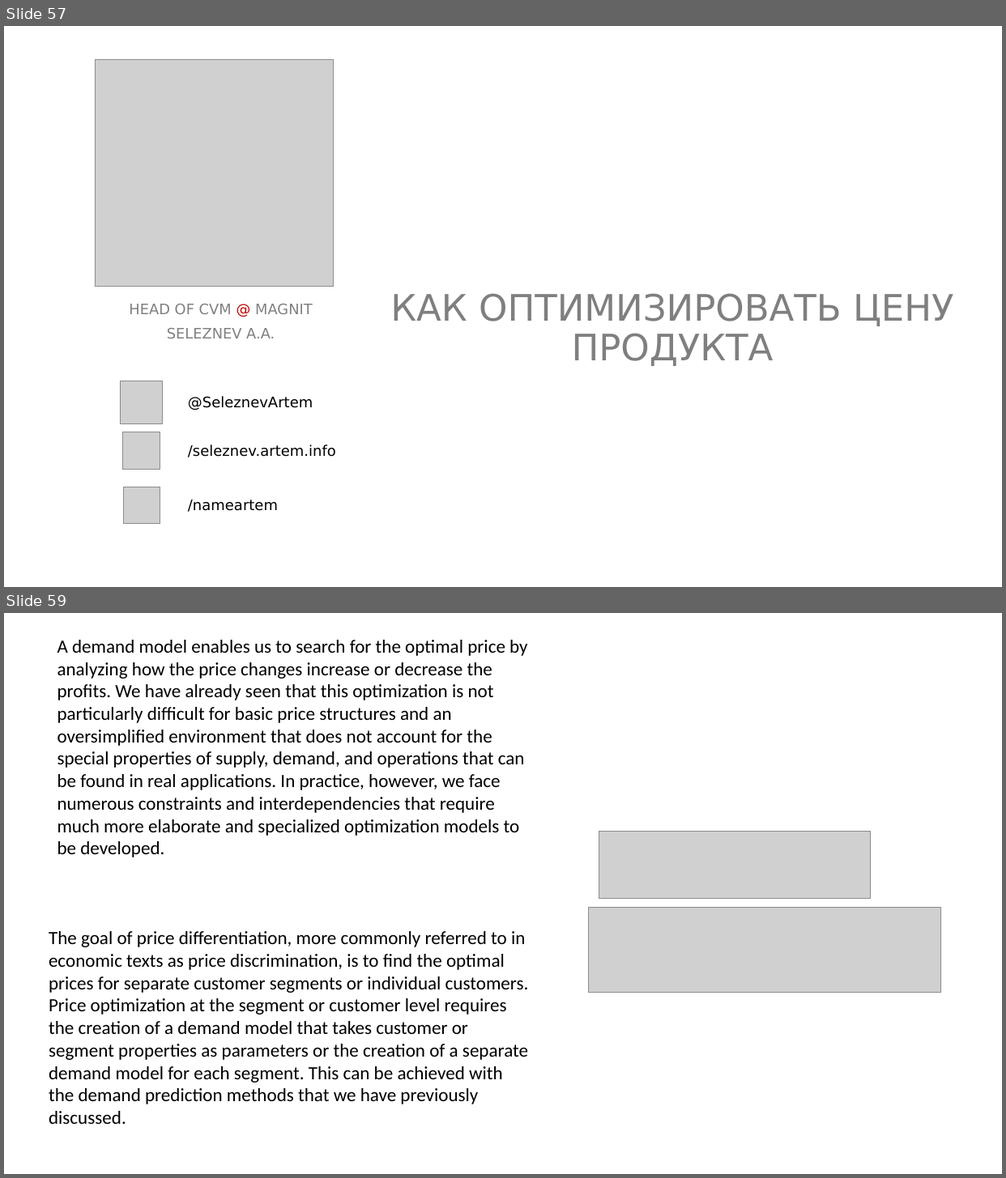
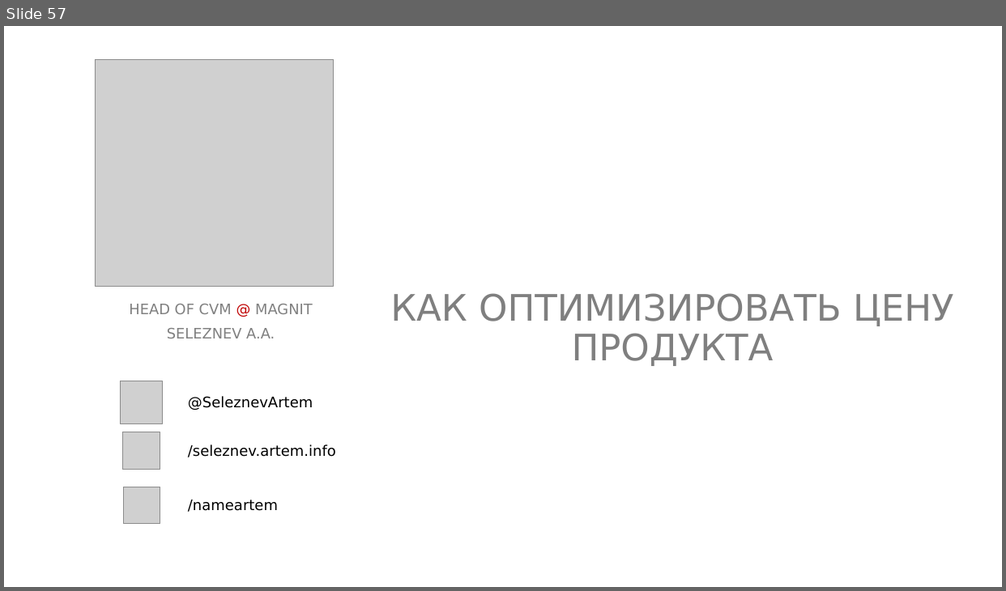
Before and after one commit to NameArtem/friday-tutor, a slide deck: ML in Marketing/1.Price optimization/вступление.pptx. Shown one above the other, each under a label of ours: slides 57 and 59 before the commit, slide 57 after it; the slides between them are not shown. The pictures are 1006x1178 and 1006x591 pixels, drawn with LibreOffice and Linux fonts; fonts in the diff are those of the drawing; grey boxes stand for pictures. Boxes give left, top, right and bottom in pixels: in the first picture for what was removed or moved away, otherwise in the second. Text is boxed around its words. In the diff, an @@ line names an element or a change of style, - is before the commit and + after.

```diff
--- a/ML in Marketing/1.Price optimization/вступление.pptx
+++ b/ML in Marketing/1.Price optimization/вступление.pptx
@@ slide 59 removed at box(4, 613, 1002, 1174), background #FFFFFF @@
@@ text removed at box(57, 640, 527, 858) @@
-A demand model enables us to search for the optimal price by analyzing how the price changes increase or decrease the profits. We have already seen that this optimization is not particularly difficult for basic price structures and an oversimplified environment that does not account for the special properties of supply, demand, and operations that can be found in real applications. In practice, however, we face numerous constraints and interdependencies that require much more elaborate and specialized optimization models to be developed.
@@ picture removed at box(599, 831, 870, 899) @@
@@ picture removed at box(589, 908, 940, 994) @@
@@ text removed at box(49, 931, 529, 1124) @@
-The goal of price differentiation, more commonly referred to in economic texts as price discrimination, is to find the optimal prices for separate customer segments or individual customers. Price optimization at the segment or customer level requires the creation of a demand model that takes customer or segment properties as parameters or the creation of a separate demand model for each segment. This can be achieved with the demand prediction methods that we have previously discussed.
```
Also in this commit, not shown: 8 other slides removed, 13 other files.
